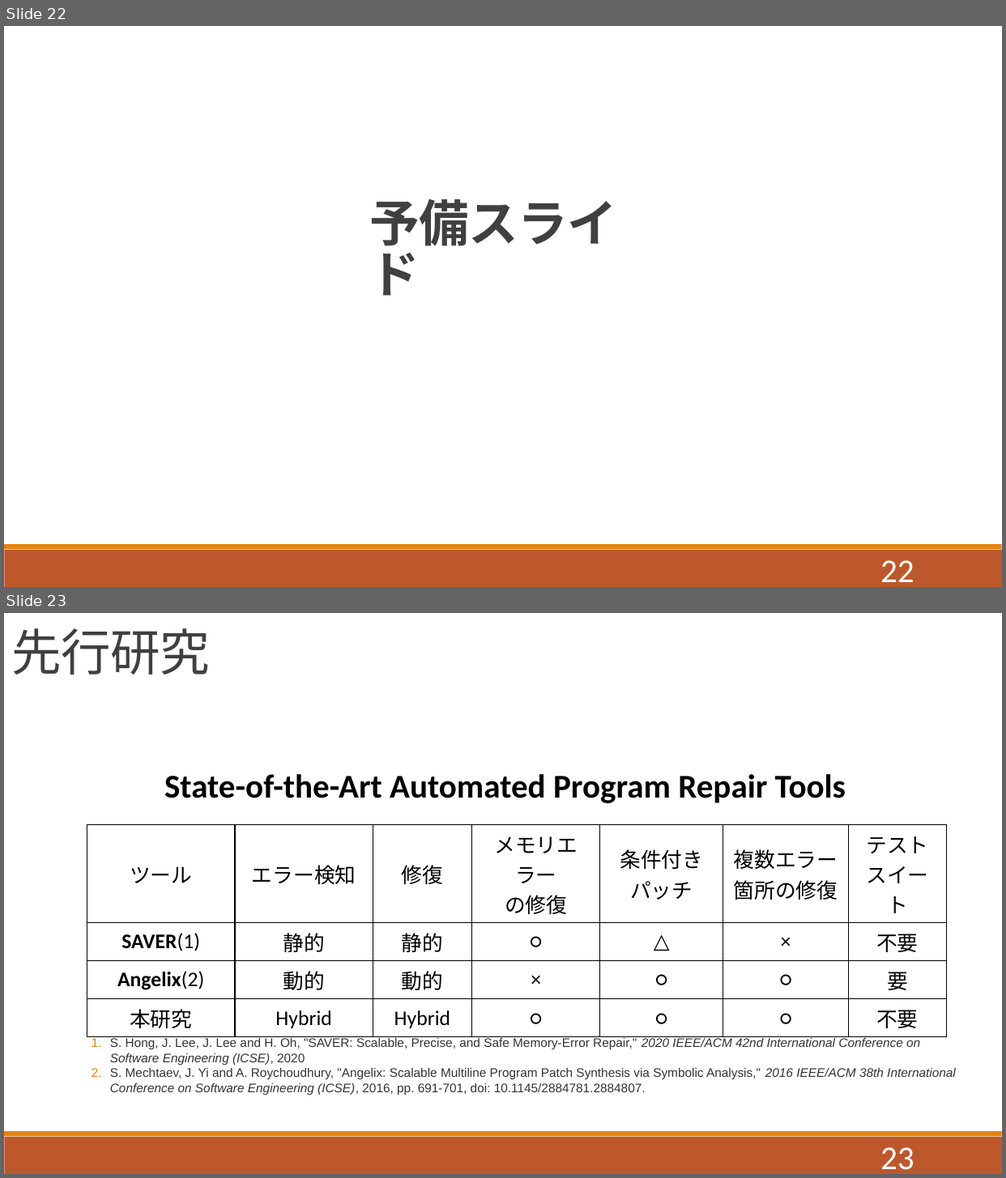
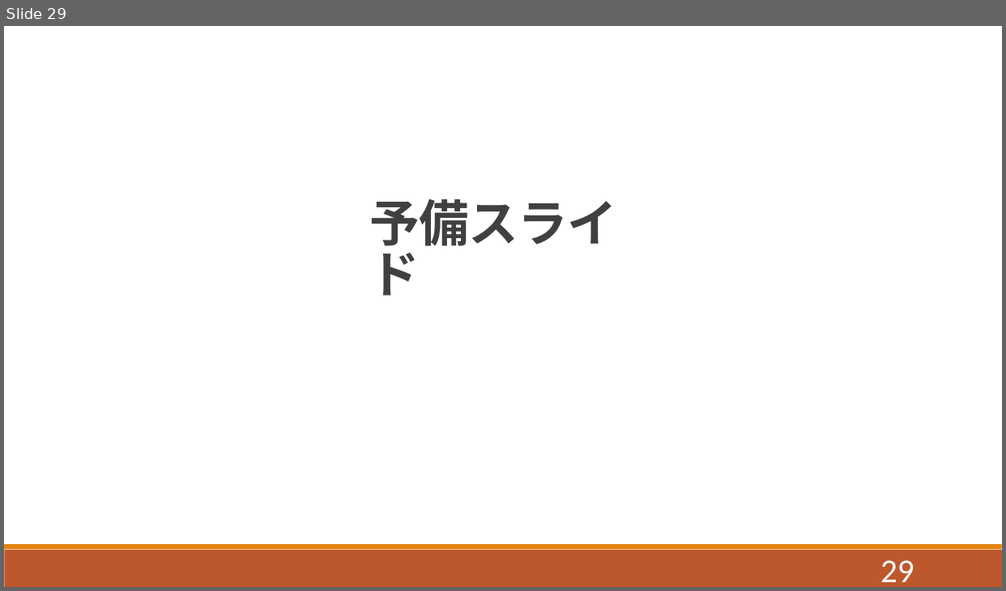
Before and after one commit to QIANZECHANG/MyResearch, a slide deck: 修論/修論発表.pptx. Shown one above the other, each under a label of ours: slides 22 and 23 before the commit, slide 29 after it. The pictures are 1006x1178 and 1006x591 pixels, drawn with LibreOffice and Linux fonts; fonts in the diff are those of the drawing. Boxes give left, top, right and bottom in pixels: in the first picture for what was removed or moved away, otherwise in the second. Text is boxed around its words. In the diff, an @@ line names an element or a change of style, - is before the commit and + after.

```diff
--- a/修論/修論発表.pptx
+++ b/修論/修論発表.pptx
@@ slide 23 removed at bbox=[4, 613, 1002, 1174], background #FFFFFF; not listed: 2 template elements that a slide beside it also shows @@
@@ title removed at bbox=[11, 628, 209, 675] @@
-先行研究
@@ text removed at bbox=[164, 774, 846, 803] @@
-State-of-the-Art Automated Program Repair Tools
@@ table removed at bbox=[87, 825, 948, 1032], 4 rows, 7 columns @@
-ツール | エラー検知 | 修復 | メモリエラー / の修復 | 条件付きパッチ | 複数エラー箇所の修復 | テスト / スイート
-SAVER(1) | 静的 | 静的 | ○ | △ | × | 不要
-Angelix(2) | 動的 | 動的 | × | ○ | ○ | 要
-本研究 | Hybrid | Hybrid | ○ | ○ | ○ | 不要
@@ text removed at bbox=[110, 1038, 956, 1095] @@
-1. S. Hong, J. Lee, J. Lee and H. Oh, "SAVER: Scalable, Precise, and Safe Memory-Error Repair," 2020 IEEE/ACM 42nd International Conference on Software Engineering (ICSE), 2020
-2. S. Mechtaev, J. Yi and A. Roychoudhury, "Angelix: Scalable Multiline Program Patch Synthesis via Symbolic Analysis," 2016 IEEE/ACM 38th International Conference on Software Engineering (ICSE), 2016, pp. 691-701, doi: 10.1145/2884781.2884807.
@@ page number removed at bbox=[880, 1148, 914, 1170] @@
-23
@@ what was slide 22 is now slide 29 @@
@@ page number at bbox=[880, 561, 914, 582]: text changed @@
-22
+29
```
Also in this commit, not shown: 5 slides changed, 14 slides added, 5 other slides removed, 55 other files.
